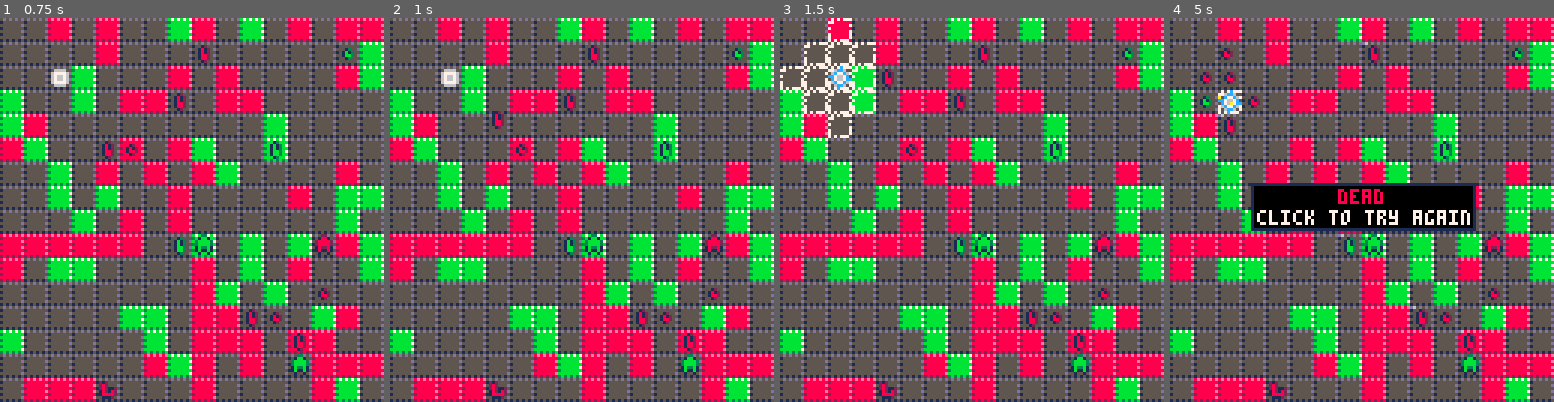
Above: before the commit, frames 1-4 (left to right).
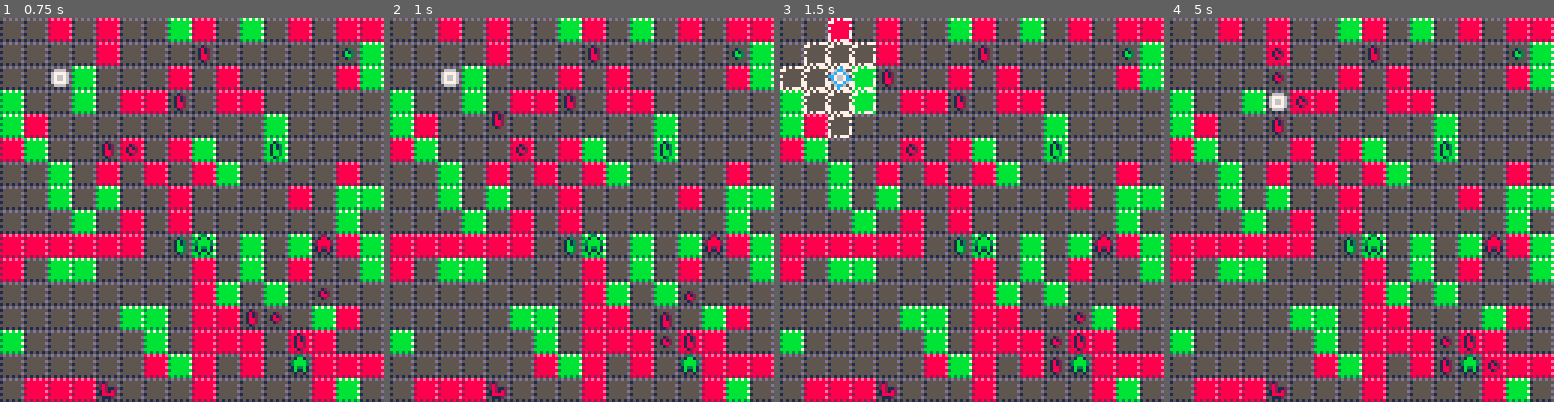
Above: after the commit, the same moments.

Repository: jcwilk/dv_prototype
Game: PICO-8 cartridge divproto.p8
Same seed, same stepped clock (60 frames per second), same inputs: the game is played once before the commit and once after it.
Inputs (mouse positions are in pixels of both pictures, inside the frame that each line leads up to):
- Up to frame 1 (0.75 s): click (280, 121) at 0.67 s; tap O (Z key) at 0.7 s
- Up to frame 2 (1 s): no input
- Up to frame 3 (1.5 s): click (826, 267) at 1.22 s
- Up to frame 4 (5 s): hold Right 1.6-2.1 s; tap O (Z key) every 0.4 s from 1.7 to 4.9 s; click (1277, 114) at 1.77 s; hold Up 2.15-2.42 s; click (1342, 259) at 2.32 s; hold Right 2.47-3.03 s; click (1404, 106) at 2.87 s; hold Left 3.08-3.58 s; click (1465, 256) at 3.42 s; hold Down 3.63-3.97 s; click (1231, 102) at 3.97 s; hold Right 4.02-4.68 s; click (1292, 248) at 4.52 s; hold Up from 4.73 s (still down)

Frame 1 is identical in both runs. In frame 2, 0.4% of the frame differs, in the area x 64-86%, y 70-86%; in frame 3, 0.5%; in frame 4, 9.3%, in the area x 7-86%, y 6-93%.

Commit message:
Make mobs prioritize targets
* First chase after an enemy player if in range
* Otherwise, chase after the enemy mob requiring the fewest moves to get
closest to who is larger than us if in range
* Otherwise, chase after a friendly player larger than us if in range
* Otherwise, chase after the friendly mob requiring the fewest moves to
get closest to who is larger than us if in range

Diff:
--- a/divproto.p8
+++ b/divproto.p8
@@ -85,6 +85,7 @@
    add(tiles.all, tile)
   end
  end
+ tiles.by_coord[init_player_x][init_player_y].col = 0
 end
 
 function _init()
@@ -277,11 +278,13 @@
 -->8
 player_max_path_col=4
 player_max_path=2
+init_player_x=2
+init_player_y=2
 
 function init_player()
  player = {
-  x=2,
-  y=2,
+  x=init_player_x,
+  y=init_player_y,
   col=0
  }
  as_emitter(player)
@@ -642,7 +645,7 @@
    add(moves, {x,y,steps})
 
    // if they just stepped onto a color edge then don't go further
-   if player.col == 0 and tiles.by_coord[x][y].col != 0 then
+   if entity.col == 0 and tiles.by_coord[x][y].col != 0 then
     return
    end
 
@@ -786,81 +789,142 @@
   return coords
  end,
  move=function()
-  //local mobsall=mobs.all
-  //local mobsby_coord=mobs.by_coord
-  //mobs.all={}
-  //mobs.by_coord={}
-  local checking={}
   local moving={}
   local mob
-  foreach(mobs.get_all_visible_mobs(),function(mob)
-   add(checking,mob)
-   add(moving,mob)
+  local all_visible=mobs.get_all_visible_mobs()
+
+  local enemy_map={}
+  enemy_map[cola1]={}
+  enemy_map[colb1]={}
+  foreach(all_visible,function(mob)
+   if mob.col == cola1 then
+    add(enemy_map[colb1], mob)
+   elseif mob.col == colb1 then
+    add(enemy_map[cola1], mob)
+			else
+			 error_invalid_color()
+			end
   end)
-  local mob,fn
-  while #checking>0 do
-   mob=deli(checking,1)
-
-   fn=function(mob)
-    local check
-    local anim
-    local found
-
-    for i=1,#checking do
-     check=checking[i]
-     found=false
-     if check.col != mob.col then
-      if check.x == mob.x then
-       if check.y == mob.y-1 or check.y == mob.y+1 then
-        found=true
-       end
-      elseif check.y == mob.y then
-       if check.x == mob.x-1 or check.x == mob.x+1 then
-        found=true
-       end
-      end
-     end
-     local a,b
-     if found then
-      found=false
-      if tiles.by_coord[mob.x][mob.y].col == 0 then
-       found=true
-       a=check
-       b=mob
-      elseif tiles.by_coord[check.x][check.y].col == 0 then
-       found=true
-       a=mob
-       b=check
-      end
-     end
-     if found then
-      mob.cancel_out(check)
-
-      deli(checking,i)
-      del(moving,check)
-      del(moving,mob)
-      return
-     end
-    end
-   end
-   //fn(mob)
-  end
-  foreach(moving,function(mob)
-   if player.col == mob.col then
-    return
+
+  foreach(all_visible,function(mob)
+   if not mob.col then
+    error_mob_missing_color()
    end
 
    local max_path=mob_max_path+mob.count-1
    local max_sight=mob_max_sight+mob.count-1
+
+   local nearby_enemies={}
+   local enemy_dist
+   local next_to_enemy=false
+   local enemies=enemy_map[mob.col]
+   local e=0
+   local enemy
+
+   while e<#enemies and not next_to_enemy do
+    e+=1
+    enemy=enemies[e]
+    enemy_dist=abs(enemy.x-mob.x)+abs(enemy.y-mob.y)
+
+    if enemy.count > mob.count then
+     if enemy_dist <= 1 then
+      next_to_enemy=true
+     end
+     if enemy_dist <= max_sight then
+      add(nearby_enemies,enemy)
+     end
+    end
+   end
+
+   printh(mob.col.."mobx"..mob.count.."@"..mob.x..","..mob.y)
+   printh("collected "..#nearby_enemies.." nearby enemies")
+
+   local nearby_friends={}
+   local next_to_friend=false
+
+   if #nearby_enemies == 0 then
+    local friend_dist
+	   local friends=enemy_map[opposite_color(mob.col)]
+	   local f=0
+	   local friend
+	   while f<#friends and not next_to_friend do
+	    f+=1
+	    friend=friends[f]
+	    if friend != mob then
+		    friend_dist=abs(friend.x-mob.x)+abs(friend.y-mob.y)
+		    if friend.count > mob.count then
+		     if friend_dist <= 1 then
+		      next_to_friend=true
+		     end
+		     if friend_dist <= max_sight then
+		      add(nearby_friends,friend)
+		     end
+		    end
+		   end
+	   end
+
+	   printh("collected "..#nearby_friends.." nearby friends")
+   end
+
    local cart_dist=abs(mob.x-player.x)+abs(mob.y-player.y)
-   if cart_dist<=1 or cart_dist>max_sight then
-    return
-   end
-
-   if not mob.col then
-    blah()
-   end
-
+
+			local targets = {}
+
+			// order of priorities:
+			// enemy/gray player
+			// bigger enemy
+			// bigger friend player
+			// bigger friend
+
+			// enemy/gray player
+			if mob.col != player.col and cart_dist <= max_sight then
+			 if cart_dist <= 1 then
+			  return
+			 else
+			  printh("targeting player as enemy")
+			  add(targets,player)
+			 end
+			end
+
+			// bigger enemy
+			if #targets == 0 and #nearby_enemies > 0 then
+			 if next_to_enemy then
+			  return
+			 else
+			  printh("targetting enemies")
+			  targets = nearby_enemies
+			 end
+			end
+
+			// bigger friend player
+			if #targets == 0 and mob.col == player.col and mob.count < player.count and cart_dist <= max_sight then
+			 if cart_dist <= 1 then
+			  return
+			 else
+			  printh("targetting player as friend")
+			  add(targets,player)
+			 end
+			end
+
+			// bigger friend
+			if #targets == 0 and #nearby_friends != 0 then
+			 if next_to_friend then
+			  return
+			 else
+			  printh("targetting friends")
+			  targets = nearby_friends
+			 end
+			end
+
+			// nothing to chase, do nothing
+			// todo - wander?
+			if #targets == 0 then
+			 return
+			end
+
+			printh("doing pathfinding")
+
+			// todo - optimize this to reuse enemy stuff
    local obstacles=mobs.get_all_coords(opposite_color(mob.col))
    add(obstacles,{player.x,player.y})
    add(obstacles,selected_move)
@@ -873,12 +937,35 @@
     end
    end)
 
-   sort(filtered,function(a,b)
-    return (abs(a[1]-player.x)+abs(a[2]-player.y) > abs(b[1]-player.x)+abs(b[2]-player.y))
+   printh("filtered "..#filtered.." moves")
+
+   sortables={}
+   local min_d,move
+   for i=1,#filtered do
+    move=filtered[i]
+    min_d = 100
+    for j=1,#targets do
+     min_d = min(min_d,abs(move[1]-targets[j].x)+abs(move[2]-targets[j].y))
+    end
+    add(sortables,{
+     move=filtered[i],
+     min_d=min_d
+    })
+   end
+
+   printh("sorted "..#sortables.." moves")
+
+			local min_d
+   sort(sortables,function(a,b)
+    if a.min_d == b.min_d then
+     return #a.move[3] > #b.move[3]
+    else
+     return a.min_d > b.min_d
+    end
    end)
 
-   if #filtered > 0 then
-    mob.move_to(filtered[1])
+   if #sortables > 0 then
+    mob.move_to(sortables[1].move)
    end
   end)
  end,
@@ -973,6 +1060,9 @@
   end
   mobs.by_coord[tile.x][tile.y]=false
  end)
+
+ // spawn_mob(8,5,cola1,2,true)
+ // spawn_mob(9,5,cola1,1,true)
 
  for i=1,mob_amt do
   local spawned=false
